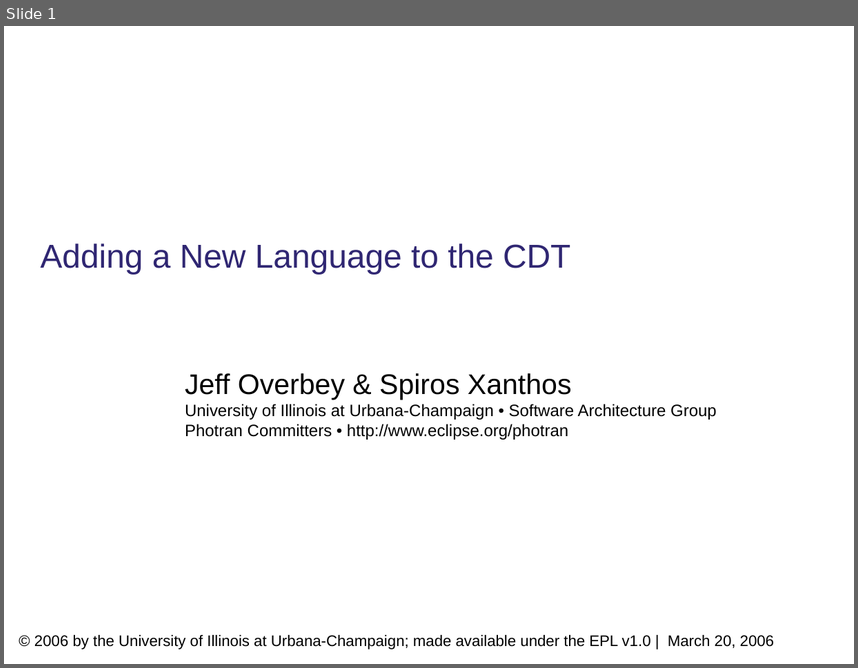
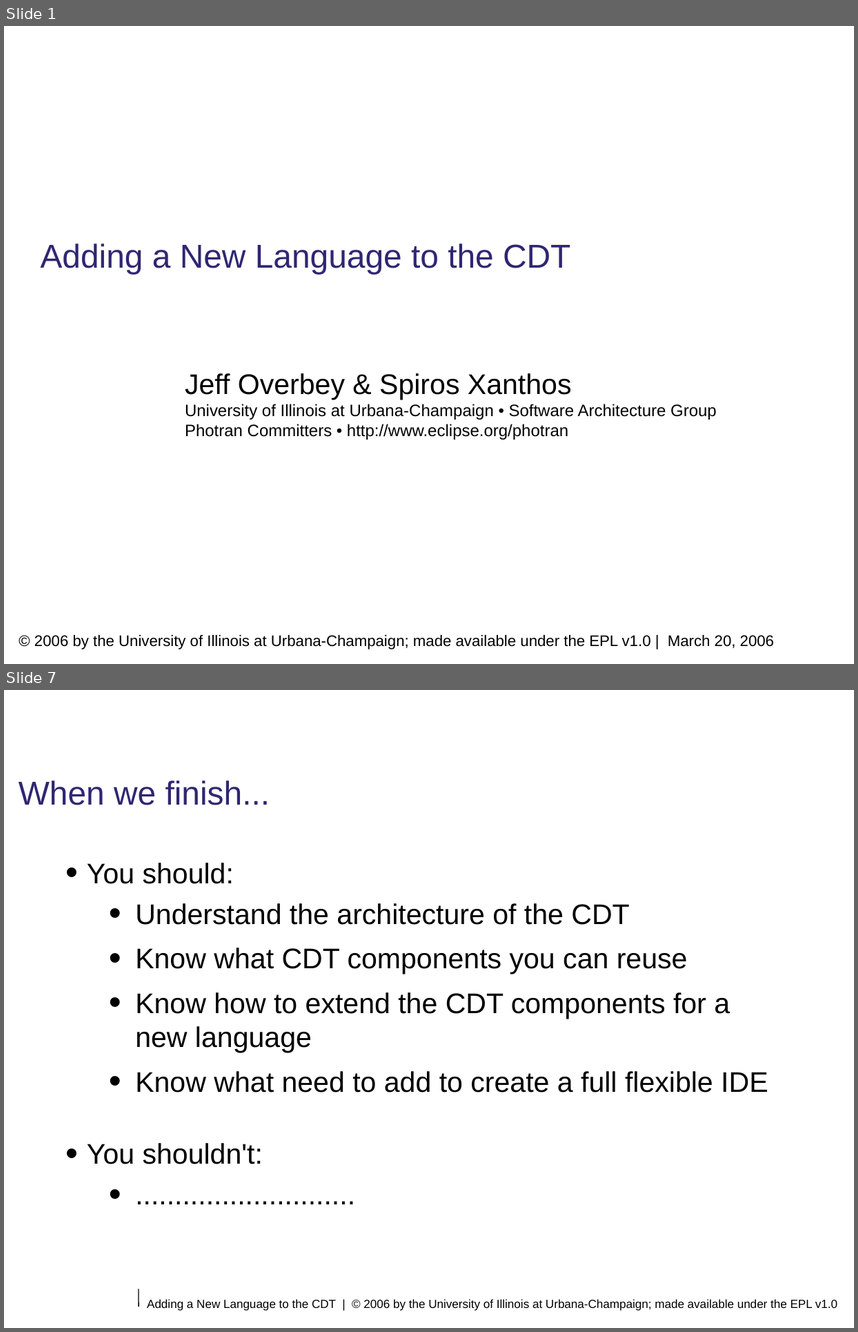
Before and after one commit to eclipse-ptp/ptp.photran, a slide deck: org.eclipse.photran-dev-docs/eclipsecon-2006/welcome-introduction-overview.odp. Shown one above the other, each under a label of ours: slide 1 before the commit, slides 1 and 7 after it; the slides between them are not shown. The pictures are 858x668 and 858x1332 pixels, drawn with LibreOffice and Linux fonts; fonts in the diff are those of the drawing; background and template pictures are left out. Boxes give left, top, right and bottom in pixels: in the first picture for what was removed or moved away, otherwise in the second. Text is boxed around its words. In the diff, an @@ line names an element or a change of style, - is before the commit and + after.

```diff
--- a/org.eclipse.photran-dev-docs/eclipsecon-2006/welcome-introduction-overview.odp
+++ b/org.eclipse.photran-dev-docs/eclipsecon-2006/welcome-introduction-overview.odp
@@ slide 7 added at (x1=4, y1=690, x2=854, y2=1328), background #FFFFFF @@
@@ title added at (x1=18, y1=780, x2=270, y2=805), 28 pt, text #2F2672 @@
+When we finish...
@@ text added at (x1=87, y1=862, x2=768, y2=1164), 24 pt, text #000000 @@
+• You should:
+  • Understand the architecture of the CDT
+  • Know what CDT components you can reuse
+  • Know how to extend the CDT components for a new language
+  • Know what need to add to create a full flexible IDE
+• You shouldn't:
+  • ............................
@@ line added from (139, 1288) to (139, 1306), #000000 0.74 pt @@
@@ text added at (x1=147, y1=1299, x2=838, y2=1310), 10 pt, text #000000 @@
+Adding a New Language to the CDT | © 2006 by the University of Illinois at Urbana-Champaign; made available under the EPL v1.0
```
Also in this commit, not shown: 3 slides changed, 3 other slides added, 1 slide removed.
